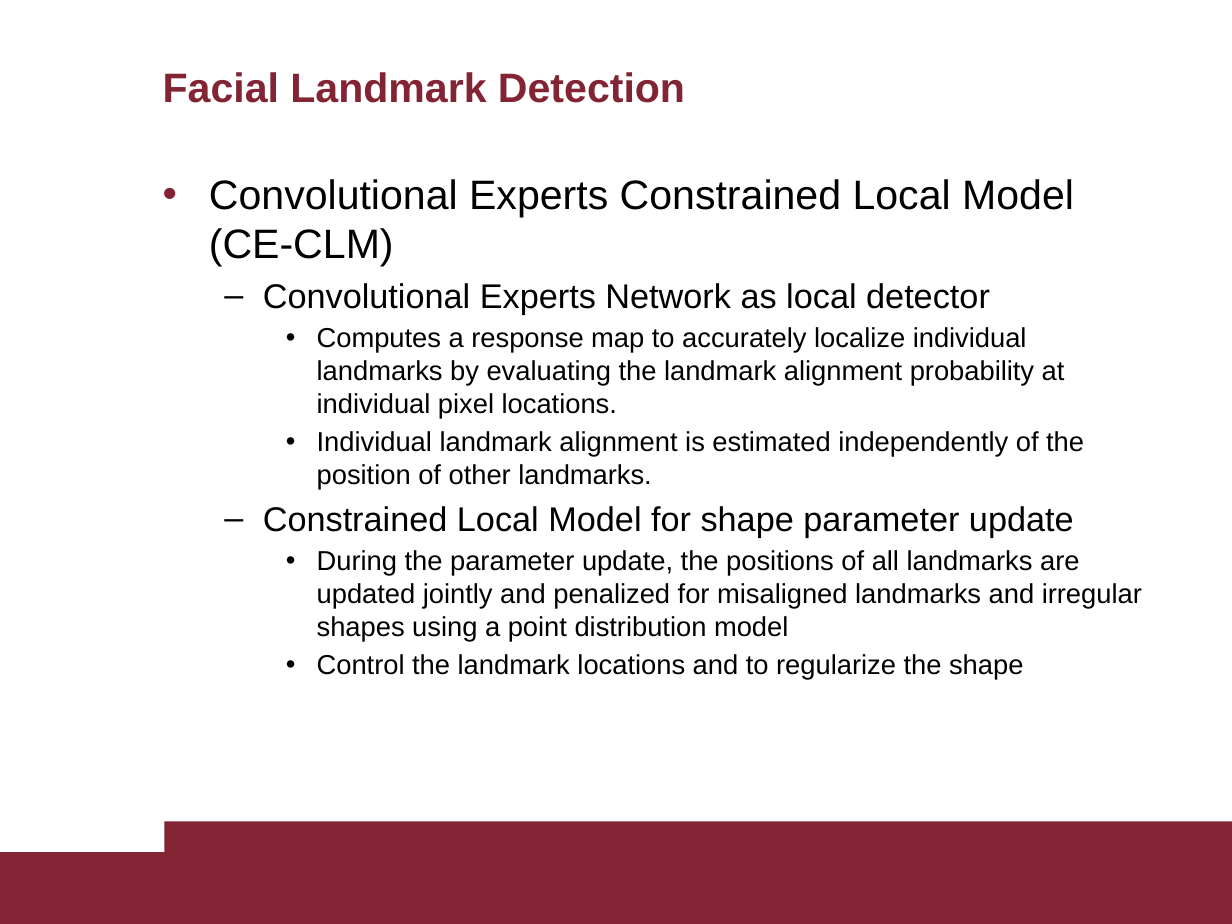
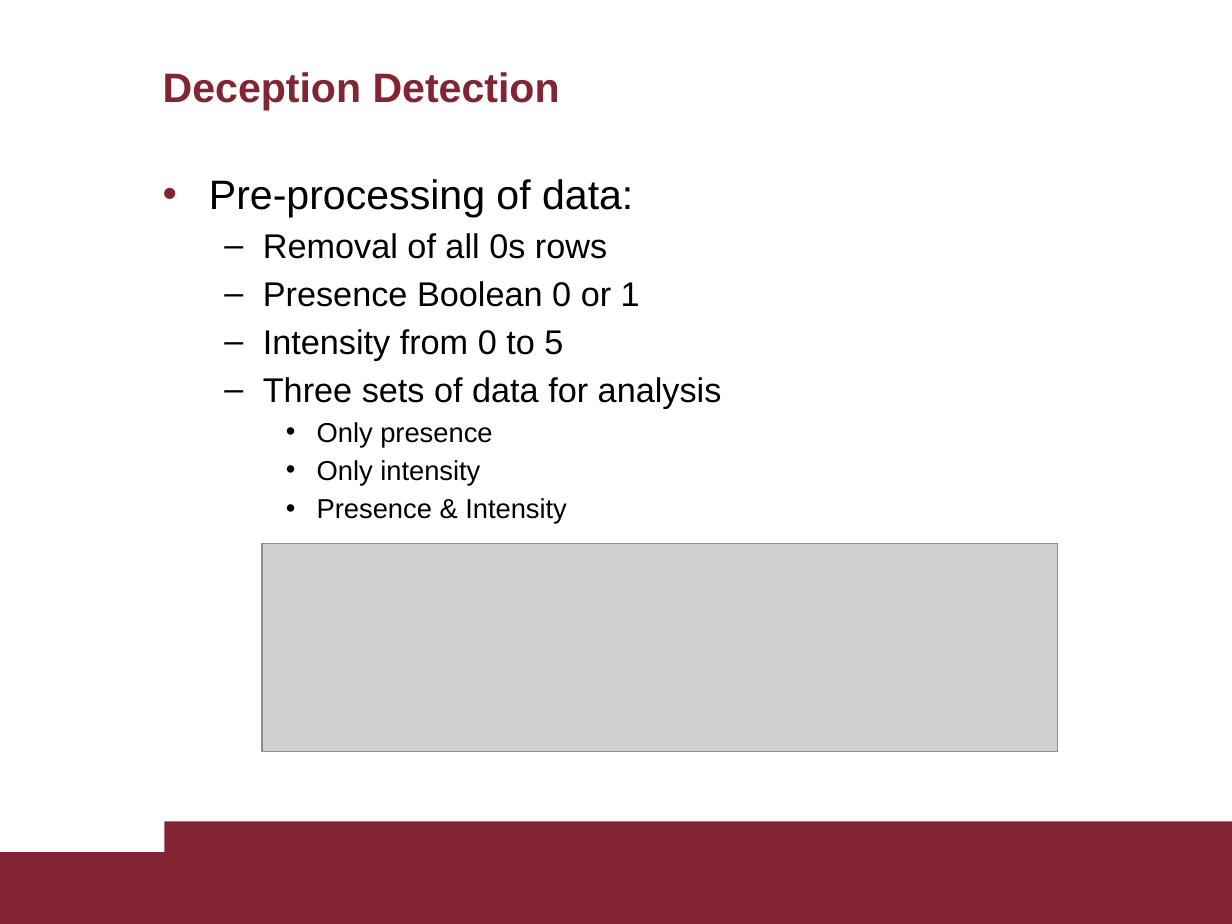
Before and after one commit to AscaL/thesis, a slide deck: slide 18 of Tesi Emanuele Orfanelli 1383726.pptx. Drawn at 1232x924 pixels with LibreOffice and Linux fonts; fonts in the diff are those of the drawing; grey boxes stand for pictures. Boxes give left, top, right and bottom in pixels: in the first picture for what was removed or moved away, otherwise in the second. Text is boxed around its words. In the diff, an @@ line names an element or a change of style, - is before the commit and + after.

```diff
--- a/Tesi Emanuele Orfanelli 1383726.pptx
+++ b/Tesi Emanuele Orfanelli 1383726.pptx
@@ title at box(163, 72, 560, 110): text changed @@
-Facial Landmark Detection
+Deception Detection
@@ text at box(209, 179, 722, 524): text changed; size 16 to 20 pt @@
-• Convolutional Experts Constrained Local Model (CE-CLM)
-  – Convolutional Experts Network as local detector
-    • Computes a response map to accurately localize individual landmarks by evaluating the landmark alignment probability at individual pixel locations.
-    • Individual landmark alignment is estimated independently of the position of other landmarks.
-  – Constrained Local Model for shape parameter update
-    • During the parameter update, the positions of all landmarks are updated jointly and penalized for misaligned landmarks and irregular shapes using a point distribution model
-    • Control the landmark locations and to regularize the shape
+• Pre-processing of data:
+  – Removal of all 0s rows
+  – Presence Boolean 0 or 1
+  – Intensity from 0 to 5
+  – Three sets of data for analysis
+    • Only presence
+    • Only intensity
+    • Presence & Intensity
@@ picture added at box(262, 543, 1057, 752) @@
```
Also in this commit, not shown: 35 other slides changed, 1 slide added.
